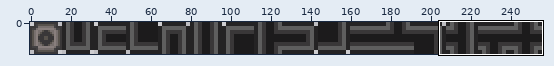
File history of a sprite sheet, src/assets/tiles.png. Above, an overview of the earlier version with the close-up marked.
Close-up. Before the edit:
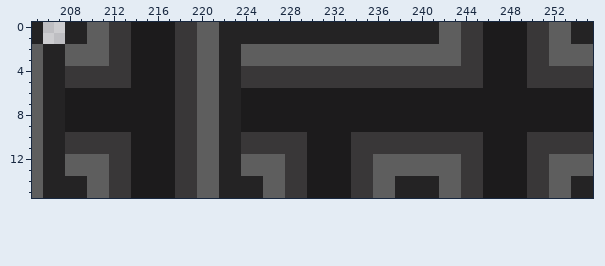
The file is 256x16 pixels. Colours within 5 levels of each other are drawn and written as one. Shown: x 205..255, y 0..15. The commit also changed other parts of the picture, which this record leaves out.
After the commit:
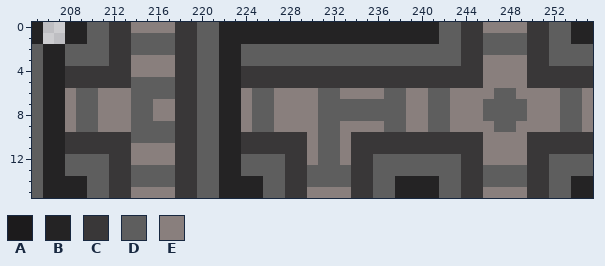
Palette (. is transparent): A #1c1b1c  B #242324  C #393738  D #5e5e5e  E #897f7d
Changes in this commit:
The author changed colour A to colour D in rows 1 to 2 at x 214 to 217 and 246 to 249; in row 5 at x 214 to 217; in row 6 at x 209 to 210, 214 to 217, 225 to 226, 231 to 232, 237 to 238, 241 to 242, 247 to 248 and 253 to 254; in rows 7 to 8 at x 209 to 210, 214 to 215, 225 to 226, 231 to 238, 241 to 242, 246 to 249 and 253 to 254; in row 9 at x 209 to 210, 214 to 217, 225 to 226, 231 to 232, 237 to 238, 241 to 242, 247 to 248 and 253 to 254; in row 10 at x 214 to 217 and 231 to 232.
The author changed colour A to colour D in rows 11 to 12 at x 231 to 232; in rows 13 to 14 at x 214 to 217, 230 to 233 and 246 to 249.
The author changed colour A to colour E in row 0 at x 214 to 217 and 246 to 249; in rows 3 to 4 at x 214 to 217 and 246 to 249; in row 5 at x 246 to 249; in row 6 at x 208, 211 to 213, 224, 227 to 230, 233 to 236, 239 to 240, 243 to 246, 249 to 252 and 255; in rows 7 to 8 at x 208, 211 to 213, 216 to 217, 224, 227 to 230, 239 to 240, 243 to 245, 250 to 252 and 255; in row 9 at x 208, 211 to 213, 224, 227 to 230, 233 to 236, 239 to 240, 243 to 246, 249 to 252 and 255.
The author changed colour A to colour E in row 10 at x 230, 233 and 246 to 249; in rows 11 to 12 at x 214 to 217, 230, 233 and 246 to 249; in row 15 at x 214 to 217, 230 to 233 and 246 to 249.
Changed places in both close-ups, as pixel boxes (x1, y1, x2, y2):
changed: (65, 22, 175, 198)
changed: (241, 22, 593, 198)
